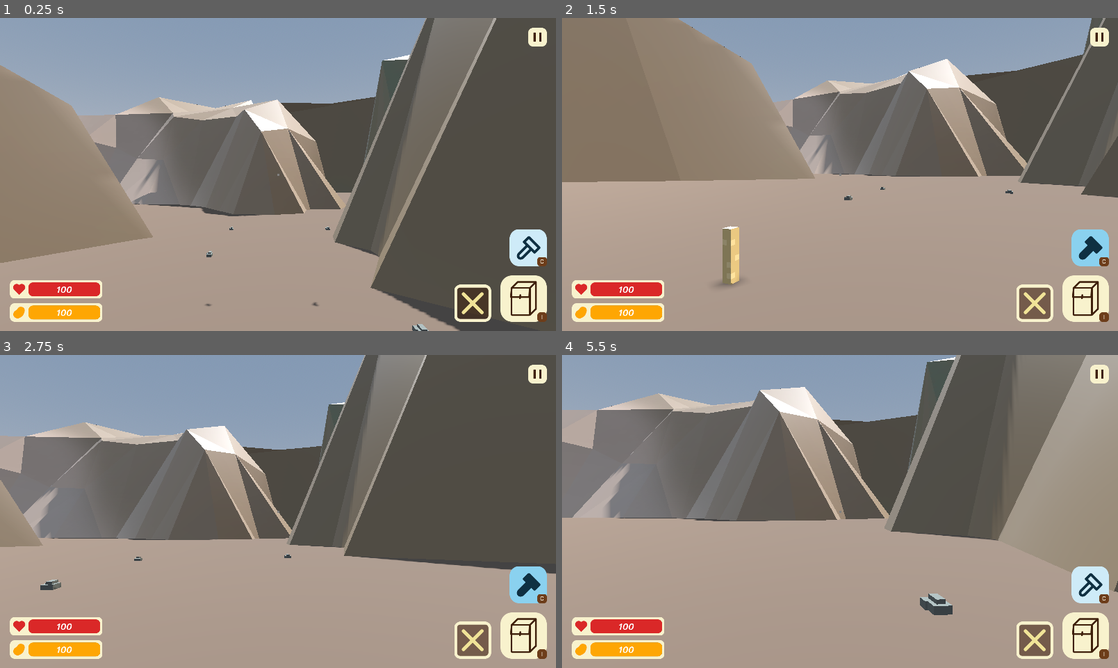
Above: before the commit, frames 1-4 (two rows, left to right).
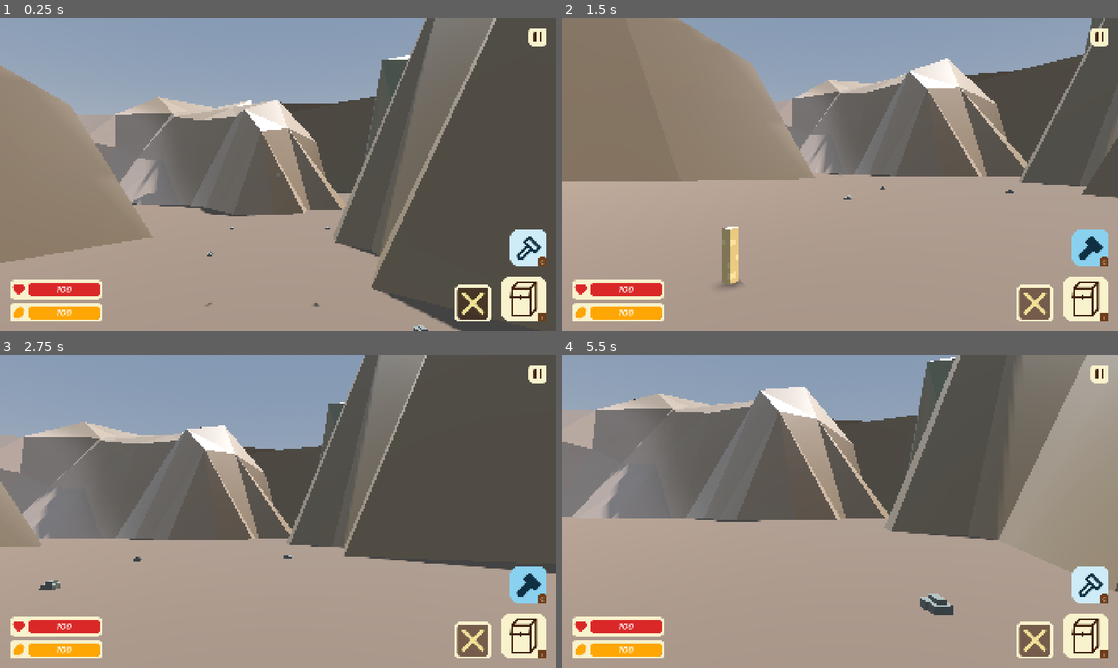
Above: after the commit, the same moments.

Repository: sanchedev/llamkay
Game: Godot game, scene res://scenes/map/test/test.tscn
Same seed, same stepped clock (60 frames per second), same inputs: the game is played once before the commit and once after it.
Inputs (mouse positions are in pixels of both pictures, inside the frame that each line leads up to):
- Up to frame 1 (0.25 s): no input
- Up to frame 2 (1.5 s): move the mouse to (867, 174) at 0.52 s; hold W (forward) from 0.53 s (still down); tap E (action) at 0.6 s; move the mouse to (812, 174) at 1.27 s; tap C (building_mode) at 1.35 s
- Up to frame 3 (2.75 s): keep holding W (forward); move the mouse to (289, 505) at 2.02 s; hold Q (drop) from 2.03 s (still down)
- Up to frame 4 (5.5 s): keep holding W (forward); move the mouse to (834, 517) at 2.77 s; release Q (drop) at 2.78 s; click (834, 517) at 2.85 s; move the mouse to (878, 514) at 3.52 s; hold Shift (run) 3.53-4.28 s; move the mouse to (795, 508) at 4.27 s; tap E (action) at 4.35 s; move the mouse to (845, 511) at 5.02 s; tap C (building_mode) at 5.1 s

The runs differ from the first frame. In frame 1, 1.9% of the frame differs, in the area x 0-99%, y 0-100%; in frame 2, 1.7%; in frame 3, 1.7%; in frame 4, 1.8%.

Commit message:
Update project settings and planting land logic
Changed project name capitalization and adjusted window size/stretch settings in project.godot. Updated basic_planting_land.gd to prevent planting if any marker already has children, improving planting logic.

Diff:
--- a/project.godot
+++ b/project.godot
@@ -10,7 +10,7 @@
 
 [application]
 
-config/name="llamkay"
+config/name="Llamkay"
 run/main_scene="uid://djt4re4nsuk43"
 config/features=PackedStringArray("4.4", "GL Compatibility")
 config/icon="res://icon.svg"
@@ -19,7 +19,8 @@
 
 window/size/viewport_width=1920
 window/size/viewport_height=1080
-window/stretch/mode="viewport"
+window/size/mode=3
+window/stretch/mode="canvas_items"
 
 [file_customization]
 
--- a/scenes/structures/basic_planting_land/basic_planting_land.gd
+++ b/scenes/structures/basic_planting_land/basic_planting_land.gd
@@ -27,6 +27,7 @@
 	if not (player is Player): return false
 	var item: InventorySlotRes = player.get_hand_item()
 	if not allowed_item.has(item.item) or item.count < 5: return false
+	if markers.get_children().any(func(marker): return marker.get_child_count() > 0): return false
 	return true
 
 
